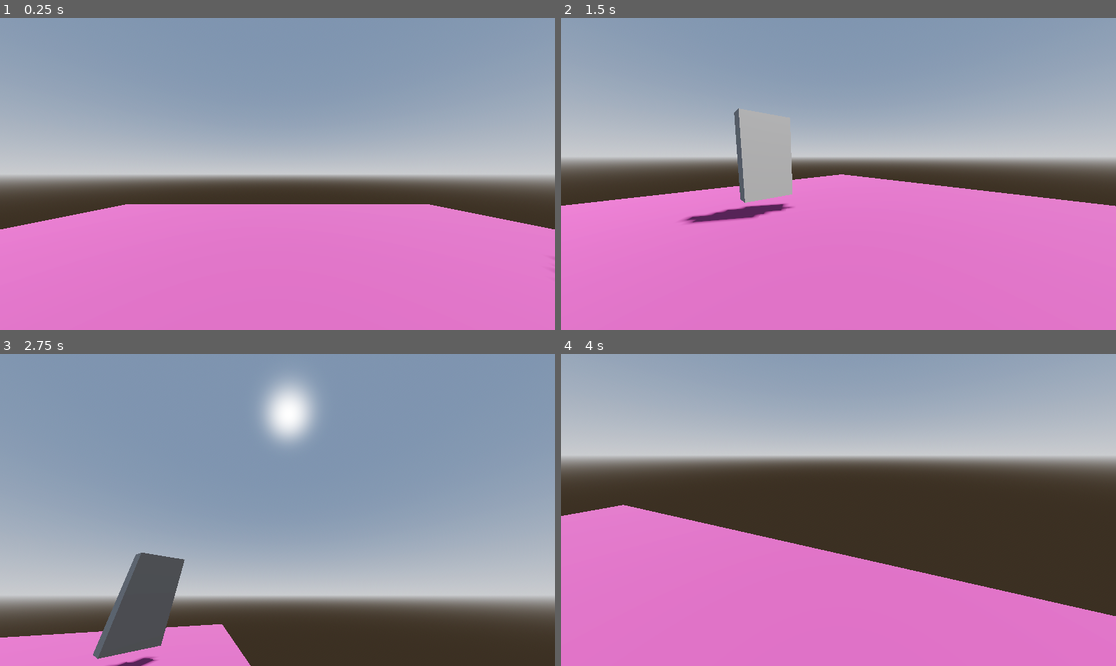
Above: before the commit, frames 1-4 (two rows, left to right).
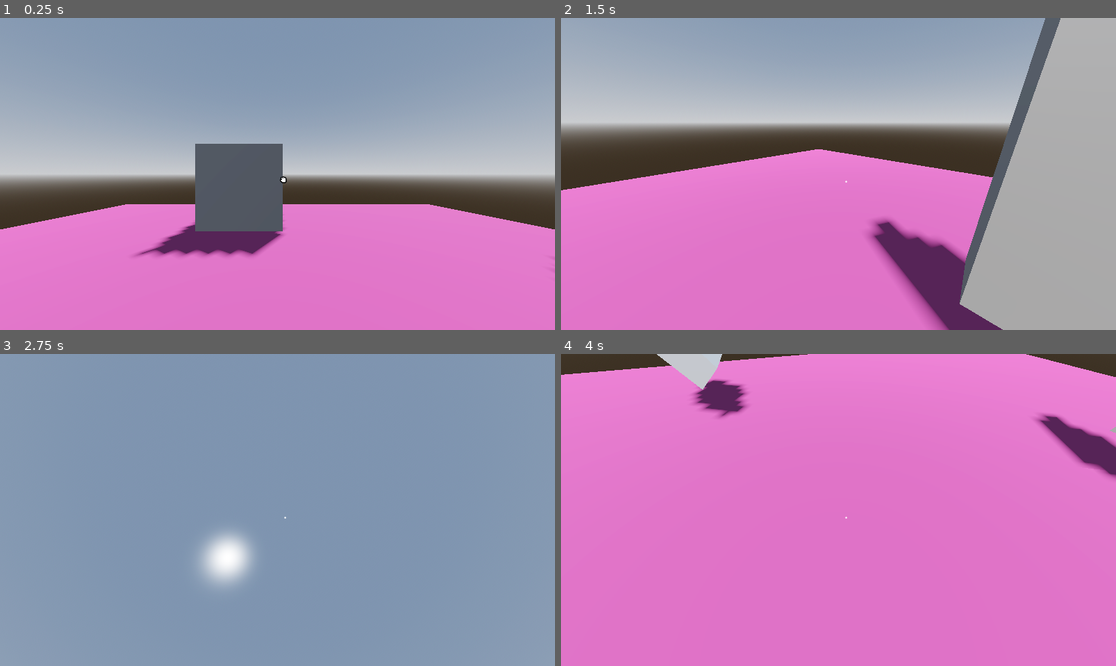
Above: after the commit, the same moments.

Repository: Floorban/Jam-with-Tatti
Game: Godot game, scene res://game/level/player_test_ground.tscn
Two runs of this game, one before a commit and one after it. Both use one fixed random seed, a clock stepped at 60 frames per second and the inputs below.
Inputs (mouse positions are in pixels of both pictures, inside the frame that each line leads up to):
- Up to frame 1 (0.25 s): no input
- Up to frame 2 (1.5 s): tap Enter at 0.5 s; move the mouse to (960, 158) at 0.52 s; press the mouse at (960, 158) at 0.53 s; hold D (right) 0.53-1.28 s; right-click (960, 158) at 0.8 s; move the mouse to (727, 189) at 1.27 s; release the mouse at (727, 189) at 1.28 s; hold S (backward) from 1.28 s (still down); right-click (727, 189) at 1.35 s
- Up to frame 3 (2.75 s): click (166, 525) at 1.55 s; move the mouse to (333, 441) at 2.02 s; release S (backward) at 2.03 s; press the mouse at (333, 441) at 2.03 s; hold D (right) from 2.03 s (still down); right-click (333, 441) at 2.3 s
- Up to frame 4 (4 s): move the mouse to (810, 572) at 2.77 s; release D (right) at 2.78 s; release the mouse at (810, 572) at 2.78 s; hold W (forward) 2.78-3.53 s; right-click (810, 572) at 2.85 s; click (810, 572) at 3.05 s; move the mouse to (1005, 556) at 3.52 s; press the mouse at (1005, 556) at 3.53 s; hold A (left) from 3.53 s (still down); right-click (1005, 556) at 3.8 s

The runs differ from the first frame. In frame 1, 5.9% of the frame differs, in the area x 24-52%, y 40-77%; in frame 2, 46%; in frame 3, 45%; in frame 4, 64%, in the area x 0-100%, y 0-84%.

Commit message:
interaction

Diff:
--- /dev/null
+++ b/game/interaction/InteractionComponent.tscn
@@ -0,0 +1,6 @@
+[gd_scene format=3 uid="uid://cgilbk03wnwbc"]
+
+[ext_resource type="Script" uid="uid://64f2ctsrxvca" path="res://game/interaction/interaction_component.gd" id="1_d8xss"]
+
+[node name="InteractionComponent" type="Node" unique_id=194650918]
+script = ExtResource("1_d8xss")
--- /dev/null
+++ b/game/interaction/InteractionController.tscn
@@ -0,0 +1,6 @@
+[gd_scene format=3 uid="uid://ddt00kin5hync"]
+
+[ext_resource type="Script" uid="uid://cshqxit27dusc" path="res://game/interaction/interaction_controller.gd" id="1_e4yp7"]
+
+[node name="InteractionController" type="Node" unique_id=824564647]
+script = ExtResource("1_e4yp7")
--- /dev/null
+++ b/game/interaction/interactables/interactable_test_obj.tscn
@@ -0,0 +1,20 @@
+[gd_scene format=3 uid="uid://c8b2srshfhg3u"]
+
+[ext_resource type="PackedScene" uid="uid://cgilbk03wnwbc" path="res://game/interaction/InteractionComponent.tscn" id="1_msh32"]
+
+[sub_resource type="BoxMesh" id="BoxMesh_0gx44"]
+
+[sub_resource type="BoxShape3D" id="BoxShape3D_msh32"]
+
+[node name="InteractableTestObj" type="StaticBody3D" unique_id=418184877]
+collision_layer = 2
+collision_mask = 2
+
+[node name="MeshInstance3D" type="MeshInstance3D" parent="." unique_id=1376852725]
+mesh = SubResource("BoxMesh_0gx44")
+
+[node name="CollisionShape3D" type="CollisionShape3D" parent="." unique_id=822883878]
+shape = SubResource("BoxShape3D_msh32")
+
+[node name="InteractionComponent" parent="." unique_id=194650918 node_paths=PackedStringArray("object_ref") instance=ExtResource("1_msh32")]
+object_ref = NodePath("..")
--- /dev/null
+++ b/game/interaction/interaction_component.gd
@@ -0,0 +1,44 @@
+class_name InteractionComponent extends Node
+
+@onready var player : Player = get_tree().get_first_node_in_group("player") as Player
+
+@export var object_ref: Node3D
+@export var nodes_to_affect: Array[Node]
+
+var can_interact: bool = false
+var is_interacting: bool = false
+
+## Runs once, when the player FIRST clicks on an object to interact with
+func preInteract(_hand: Marker3D, _target: Node = null) -> void:
+	is_interacting = true
+	print("aa")
+
+## Run every frame while the player is interacting with this object
+func interact() -> void:
+	if not can_interact:
+		return
+
+## Runs once, when the player LAST interacts with an object
+func postInteract() -> void:
+	player.interaction_controller.current_object = null
+	is_interacting = false
+	Input.mouse_mode = Input.MOUSE_MODE_CAPTURED
+
+## Alternate interaction using secondary button
+func auxInteract() -> void:
+	if not can_interact:
+		return
+
+## when the controller detect the obj before interact
+func interact_hint() -> void:
+	can_interact = true
+
+## when the controller leaves
+func disable_interact_hint() -> void:
+	can_interact = false
+
+## Iterates over a list of nodes that can be interacted with and executes their respective logic
+func notify_nodes(percentage: float, primary: bool = true) -> void:
+	for node in nodes_to_affect:
+		if node and node.has_method("execute"):
+			node.call("execute", percentage, primary)
--- /dev/null
+++ b/game/interaction/interaction_controller.gd
@@ -0,0 +1,112 @@
+class_name InteractionController extends Node
+
+@export var player: Player
+@export var can_interact: bool = true
+@onready var interaction_raycast: RayCast3D = %InteractionRay
+
+var current_object: Object
+var last_potential_object: Object
+var interaction_component: InteractionComponent
+var last_hover_component: InteractionComponent
+
+var is_focused: bool = false
+@onready var default_reticle: TextureRect = %ReticleDefault
+@onready var highlight_reticle: TextureRect = %ReticleCanInteract
+
+func _ready() -> void:
+	ui_init()
+
+func _process(_delta: float) -> void:
+	if not can_interact: return
+	# If on the previous frame, keep interacting with it
+	if current_object:
+		if interaction_component:
+			perform_interactions(interaction_component)
+		else:
+			stop_interactions()
+	else:
+		check_potential_interactables()
+
+func perform_interactions(target: InteractionComponent) -> void:
+	if player.head.global_transform.origin.distance_to(current_object.global_transform.origin) > 3.0:
+		interaction_component.postInteract()
+		_unfocus()
+		return
+	if Input.is_action_just_pressed("secondary"):
+		target.auxInteract()
+		stop_interactions()
+	elif Input.is_action_pressed("primary"):
+		target.interact()
+	else:
+		target.postInteract()
+		if not interaction_component:
+			stop_interactions()
+
+func stop_interactions() -> void:
+	if current_object: # and not interaction_component is InteractionHolddable
+		current_object = null
+	_unfocus()
+
+func call_target_interact(target: InteractionComponent) ->  void:
+	pass
+	#if interaction_component is InteractionHolddable:
+		#interaction_component.preInteract(chest, current_object)
+	#else:
+		#interaction_component.preInteract(hand, current_object)
+	#
+	#if interaction_component is InteractionCollectable:
+		#interaction_component.connect("item_collected", Callable(self, "_on_item_collected"))
+
+func check_potential_interactables() -> void:
+	var potential_object: Object = interaction_raycast.get_collider()
+
+	if (potential_object and potential_object is Node):
+		var node: Node = potential_object
+		interaction_component = null
+		while node:
+			interaction_component = node.get_node_or_null("InteractionComponent")
+			if interaction_component:
+				break
+			node = node.get_parent()
+		if interaction_component:
+			last_potential_object = current_object
+			# Disable hint for previous hover component if different
+			if last_hover_component:
+				if last_hover_component != interaction_component:
+					last_hover_component.disable_interact_hint()
+				else:
+					last_hover_component.interact_hint()
+			last_hover_component = interaction_component
+			_focus()
+			if Input.is_action_just_pressed("primary"):
+				current_object = potential_object
+				call_target_interact(interaction_component)
+		else:
+			stop_interactions()
+	else:
+		stop_interactions()
+
+## Called when the player is looking at an interactable objects
+func _focus() -> void:
+	if is_focused:
+		return
+	is_focused = true
+	default_reticle.visible = false
+	highlight_reticle.visible = true
+	if interaction_component: interaction_component.interact_hint()
+
+## Called when the player is NOT looking at an interactable objects
+func _unfocus() -> void:
+	if not is_focused:
+		return
+	is_focused = false
+	default_reticle.visible = true
+	highlight_reticle.visible = false
+	if interaction_component: interaction_component.disable_interact_hint()
+
+func ui_init() -> void:
+	var screen_size = get_viewport().get_visible_rect().size
+	default_reticle.position = screen_size / 2 - default_reticle.texture.get_size() / 2
+	highlight_reticle.position = screen_size / 2 - highlight_reticle.texture.get_size() / 2
+	default_reticle.visible = false
+	highlight_reticle.visible = false
--- a/game/level/player_test_ground.tscn
+++ b/game/level/player_test_ground.tscn
@@ -1,6 +1,7 @@
 [gd_scene format=3 uid="uid://b7njr4atax4ax"]
 
 [ext_resource type="PackedScene" uid="uid://b12fhqld0phdm" path="res://game/player/player.tscn" id="1_p2jlr"]
+[ext_resource type="PackedScene" uid="uid://c8b2srshfhg3u" path="res://game/interaction/interactables/interactable_test_obj.tscn" id="2_neiuf"]
 
 [sub_resource type="ProceduralSkyMaterial" id="ProceduralSkyMaterial_3sdid"]
 sky_horizon_color = Color(0.66224277, 0.6717428, 0.6867428, 1)
@@ -44,3 +45,6 @@
 [node name="CSGBox3D4" type="CSGBox3D" parent="." unique_id=1202470677]
 transform = Transform3D(0.53246266, 0, -0.8464535, 0, 1, 0, 0.8464535, 0, 0.53246266, 2.1536262, 0.7671232, -1.0518476)
 size = Vector3(0.21118164, 1.050293, 0.56933594)
+
+[node name="InteractableTestObj" parent="." unique_id=418184877 instance=ExtResource("2_neiuf")]
+transform = Transform3D(1, 0, 0, 0, 1, 0, 0, 0, 1, -0.4423704, 0.64364815, -2.2925844)
--- /dev/null
+++ b/game/player/camera_controller.gd
@@ -0,0 +1,43 @@
+class_name CameraController extends Node3D
+
+@export var player_controller: Player
+
+@export_category("Camera Settings")
+@onready var player_camera: Camera3D = %PlayerCamera
+@export var normal_sensitivity: float = 0.01
+@onready var current_sensitivity: float = normal_sensitivity
+var sensitivity_restore_speed: float = 4.0
+var sensitivity_fading_in: bool = false
+var input_rotation: Vector3
+var mouse_input: Vector2
+
+@export_group("Camera Shake")
+var decay: = 0.8
+@export var max_offset: = Vector3(0.5, 0.5, 0.5)
+var max_rotation: = Vector3(1.0, 1.0, 1.0) # degrees
+var trauma: = 0.0
+var trauma_power: = 2
+var cam_original_position: Vector3
+var cam_original_rotation: Vector3
+
+func _ready() -> void:
+	Input.mouse_mode = Input.MOUSE_MODE_CAPTURED
+
+func _input(event: InputEvent) -> void:
+	if Input.is_action_just_pressed("esc"):
+		Input.mouse_mode = Input.MOUSE_MODE_VISIBLE if Input.get_mouse_mode() == Input.MOUSE_MODE_CAPTURED else Input.MOUSE_MODE_CAPTURED
+
+	if event is InputEventMouseMotion:
+		mouse_input.x += -event.screen_relative.x * current_sensitivity
+		mouse_input.y += -event.screen_relative.y * current_sensitivity
+
+func _process(_delta: float) -> void:
+	input_rotation.x = clampf(input_rotation.x + mouse_input.y, deg_to_rad(-90), deg_to_rad(85))
+	input_rotation.y += mouse_input.x
+
+	player_controller.head.transform.basis = Basis.from_euler(Vector3(input_rotation.x, 0.0, 0.0))
+	player_controller.global_transform.basis = Basis.from_euler(Vector3(0.0, input_rotation.y, 0.0))
+
+	global_transform = player_controller.head.get_global_transform_interpolated()
+
+	mouse_input = Vector2.ZERO
--- /dev/null
+++ b/game/player/camera_controller.tscn
@@ -0,0 +1,12 @@
+[gd_scene format=3 uid="uid://jjk0on0kyjeu"]
+
+[ext_resource type="Script" uid="uid://gb8mxtrr42pr" path="res://game/player/camera_controller.gd" id="1_1kwht"]
+
+[node name="CameraController" type="Node3D" unique_id=1081461328]
+top_level = true
+script = ExtResource("1_1kwht")
+
+[node name="PlayerCamera" type="Camera3D" parent="." unique_id=771089995]
+unique_name_in_owner = true
+current = true
+fov = 90.0
--- a/game/player/player.gd
+++ b/game/player/player.gd
@@ -1,23 +1,7 @@
-extends CharacterBody3D
+class_name Player extends CharacterBody3D
 
-@export_category("Camera Settings")
 @onready var head: Node3D = %Head
-@onready var player_camera: Camera3D = %PlayerCamera
-var base_head_y : float
-var base_fov: float = 90.0
-@export var normal_sensitivity: float = 0.2
-var current_sensitivity: float = normal_sensitivity
-var sensitivity_restore_speed: float = 4.0
-var sensitivity_fading_in: bool = false
-var mouse_input: Vector2
-@export_group("Camera Shake")
-var decay: = 0.8
-@export var max_offset: = Vector3(0.5, 0.5, 0.5)
-var max_rotation: = Vector3(1.0, 1.0, 1.0) # degrees
-var trauma: = 0.0
-var trauma_power: = 2
-var cam_original_position: Vector3
-var cam_original_rotation: Vector3
+@onready var interaction_controller: InteractionController = %InteractionController
 
 @export_category("Movement")
 @export var walking_speed: float = 2.0
@@ -32,33 +16,15 @@
 var direction: Vector3 = Vector3.ZERO
 var lerp_speed: float = 4.0
 
-func _ready() -> void:
-	cam_original_position = player_camera.position
-	cam_original_rotation = player_camera.rotation_degrees
-	base_head_y = head.position.y
-
-func _input(event: InputEvent) -> void:
-	if Input.is_action_just_pressed("esc"):
-		Input.mouse_mode = Input.MOUSE_MODE_VISIBLE if Input.get_mouse_mode() == Input.MOUSE_MODE_CAPTURED else Input.MOUSE_MODE_CAPTURED
-
-	if event is InputEventMouseMotion:
-		if current_sensitivity > 0.01: # and not interaction_controller.is_cam_locked()
-			mouse_input = event.relative
-			rotate_y(deg_to_rad(-mouse_input.x * current_sensitivity))
-			head.rotate_x(deg_to_rad(-mouse_input.y * current_sensitivity))
-			head.rotation.x = clamp(head.rotation.x, deg_to_rad(-85), deg_to_rad(85))
-
 func get_movement_dir() -> Vector3:
 	input_dir = Input.get_vector("left", "right", "forward", "backward")
 	return (transform.basis * Vector3(input_dir.x, 0, input_dir.y)).normalized()
-
-func _process(delta: float) -> void:
-	max_speed = walking_speed + hold_back_speed
 
 func _physics_process(delta: float) -> void:
 	update_player_horizontal(delta)
 
 func update_player_horizontal(delta: float) -> void:
+	max_speed = walking_speed + hold_back_speed
 	direction = lerp(direction, get_movement_dir(), delta * 10.0)
 	if direction.length() > 0.01:
 		# Accelerate towards max speed
@@ -69,7 +35,3 @@
 	velocity.x = direction.x * current_speed
 	velocity.z = direction.z * current_speed * 0.8
 	move_and_slide()
-
-func update_player_camera_movement(delta: float) -> void:
-	head.position.y = lerp(head.position.y, base_head_y, delta*lerp_speed)
-	player_camera.fov = lerp(player_camera.fov, base_fov, delta*lerp_speed)
--- a/game/player/player.tscn
+++ b/game/player/player.tscn
@@ -1,26 +1,66 @@
 [gd_scene format=3 uid="uid://b12fhqld0phdm"]
 
 [ext_resource type="Script" uid="uid://bm8b8rstk5ylw" path="res://game/player/player.gd" id="1_obar5"]
+[ext_resource type="PackedScene" uid="uid://jjk0on0kyjeu" path="res://game/player/camera_controller.tscn" id="2_b2mth"]
+[ext_resource type="Script" uid="uid://cshqxit27dusc" path="res://game/interaction/interaction_controller.gd" id="3_8soms"]
+[ext_resource type="Texture2D" uid="uid://cb5ym3wx4ds4h" path="res://sprites/reticle_default.png" id="4_5fytw"]
+[ext_resource type="Texture2D" uid="uid://brhnbl3gxaoe6" path="res://sprites/reticle_can_interact.png" id="5_4ste8"]
 
 [sub_resource type="CapsuleShape3D" id="CapsuleShape3D_3kcjs"]
 
-[node name="Player" type="CharacterBody3D" unique_id=207230869]
+[node name="Player" type="CharacterBody3D" unique_id=207230869 groups=["player"]]
 script = ExtResource("1_obar5")
 
 [node name="Head" type="Node3D" parent="." unique_id=1497549582]
 unique_name_in_owner = true
 transform = Transform3D(1, 0, 0, 0, 1, 0, 0, 0, 1, 0, 0.8, 0)
 
-[node name="PlayerCamera" type="Camera3D" parent="Head" unique_id=1559893409]
+[node name="CameraController" parent="Head" unique_id=1081461328 node_paths=PackedStringArray("player_controller") instance=ExtResource("2_b2mth")]
+player_controller = NodePath("../..")
+
+[node name="InteractionRay" type="RayCast3D" parent="Head/CameraController" unique_id=2136369775]
 unique_name_in_owner = true
-current = true
-fov = 90.0
-
-[node name="InteractionRay" type="RayCast3D" parent="Head" unique_id=2136369775]
-unique_name_in_owner = true
+target_position = Vector3(0, 0, -2)
+collision_mask = 2
 
 [node name="Hand" type="Marker3D" parent="Head" unique_id=21955999]
 unique_name_in_owner = true
 
 [node name="CollisionShape3D" type="CollisionShape3D" parent="." unique_id=1080405186]
 shape = SubResource("CapsuleShape3D_3kcjs")
+
+[node name="InteractionController" type="Node" parent="." unique_id=1300463513 node_paths=PackedStringArray("player")]
+unique_name_in_owner = true
+script = ExtResource("3_8soms")
+player = NodePath("..")
+metadata/_custom_type_script = "uid://cshqxit27dusc"
+
+[node name="CanvasLayer" type="CanvasLayer" parent="." unique_id=1720417520]
+
+[node name="Control" type="Control" parent="CanvasLayer" unique_id=1127114489]
+layout_mode = 3
+anchors_preset = 15
+anchor_right = 1.0
+anchor_bottom = 1.0
+grow_horizontal = 2
+grow_vertical = 2
+
+[node name="ReticleDefault" type="TextureRect" parent="CanvasLayer/Control" unique_id=1557482631]
+unique_name_in_owner = true
+custom_minimum_size = Vector2(20, 20)
+layout_mode = 0
+offset_right = 40.0
+offset_bottom = 40.0
+texture = ExtResource("4_5fytw")
+expand_mode = 1
+stretch_mode = 3
+
+[node name="ReticleCanInteract" type="TextureRect" parent="CanvasLayer/Control" unique_id=1723250826]
+unique_name_in_owner = true
+custom_minimum_size = Vector2(30, 30)
+layout_mode = 0
+offset_right = 40.0
+offset_bottom = 40.0
+texture = ExtResource("5_4ste8")
+expand_mode = 1
+stretch_mode = 3
--- a/project.godot
+++ b/project.godot
@@ -65,7 +65,9 @@
 
 [physics]
 
+common/physics_jitter_fix=0.0
 3d/physics_engine="Jolt Physics"
+common/physics_interpolation=true
 
 [rendering]
 
Not shown, added: game/interaction/interaction_component.gd.uid
Not shown, added: game/interaction/interaction_controller.gd.uid
Not shown, added: game/player/camera_controller.gd.uid
Binary file added: sprites/reticle_can_interact.png
Not shown, added: sprites/reticle_can_interact.png.import
Binary file added: sprites/reticle_default.png
Not shown, added: sprites/reticle_default.png.import
Binary file added: sprites/reticle_interacting.png
Not shown, added: sprites/reticle_interacting.png.import
